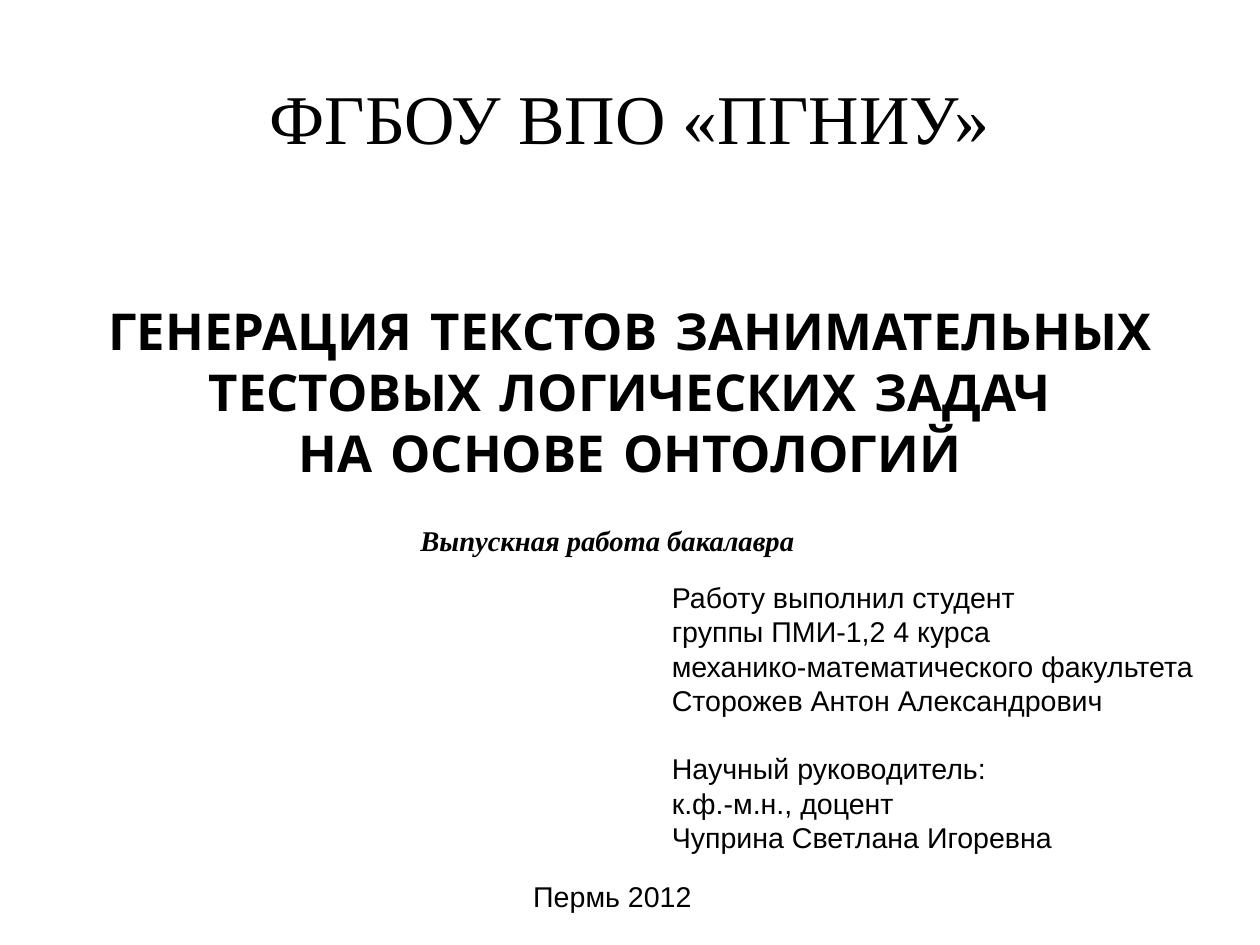
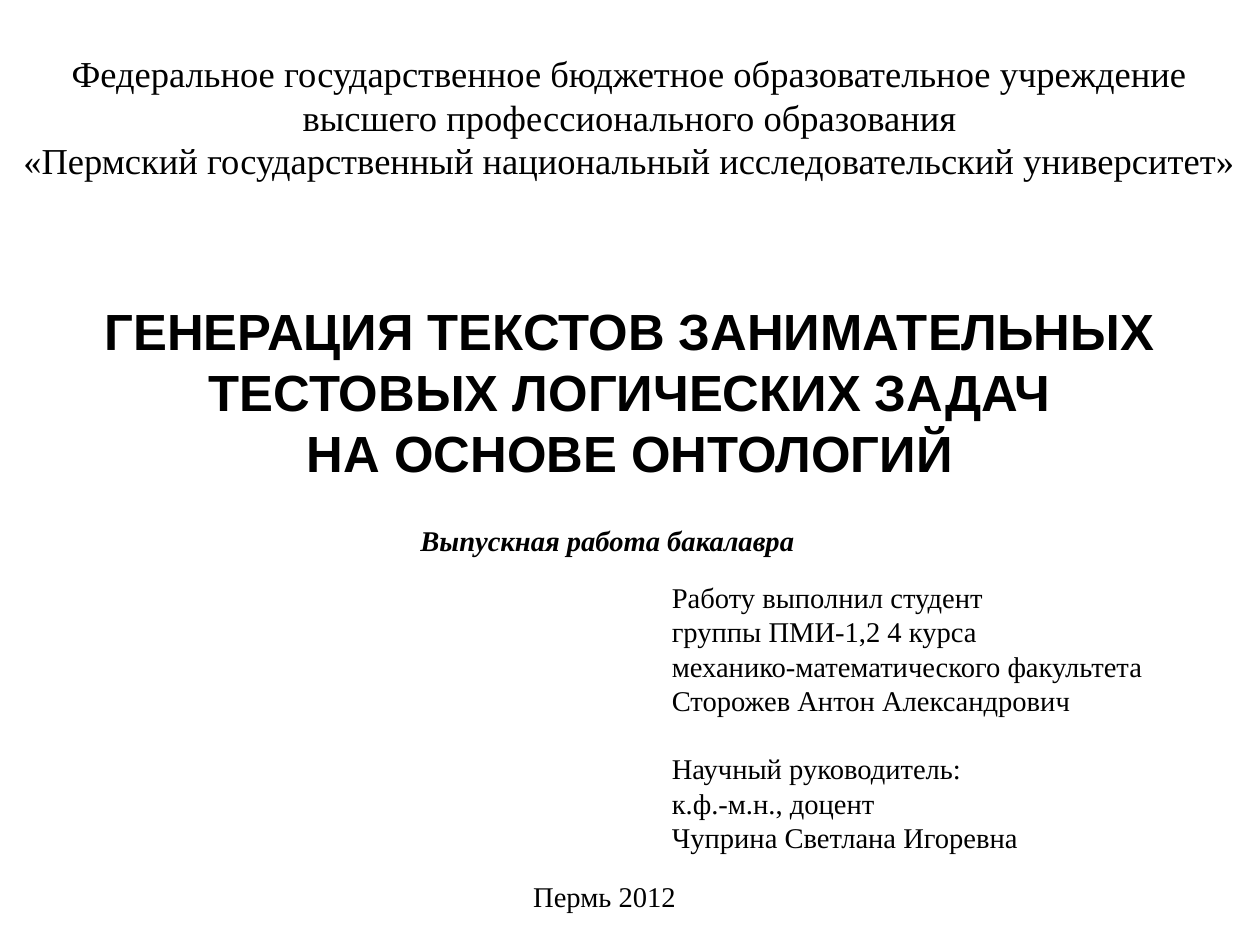
Before and after one commit to vinni-au/l-gen, a slide deck: slide 1 of Презентация.odp. Drawn at 1260x945 pixels with LibreOffice and Linux fonts; fonts in the diff are those of the drawing. Boxes give left, top, right and bottom in pixels: in the first picture for what was removed or moved away, otherwise in the second. Text is boxed around its words. In the diff, an @@ line names an element or a change of style, - is before the commit and + after.

```diff
--- a/Презентация.odp
+++ b/Презентация.odp
@@ title at box(23, 61, 1234, 181): text changed; size 44 to 23 pt @@
-ФГБОУ ВПО «ПГНИУ»
+Федеральное государственное бюджетное образовательное учреждение высшего профессионального образования
+«Пермский государственный национальный исследовательский университет»
@@ text "ГЕНЕРАЦИЯ ТЕКСТОВ ЗАНИМАТЕЛЬНЫХ ТЕСТОВЫХ ЛОГИЧЕСКИХ ..." at box(104, 314, 1154, 473): font Comic Neue to Arial @@
@@ text "Работу выполнил студент" at box(672, 587, 1142, 854): font Arial to Times New Roman @@
@@ text "Пермь 2012" at box(533, 888, 676, 913): font Arial to Times New Roman @@
```
Also in this commit, not shown: 11 other slides changed, 1 slide added, 3 slides removed.
